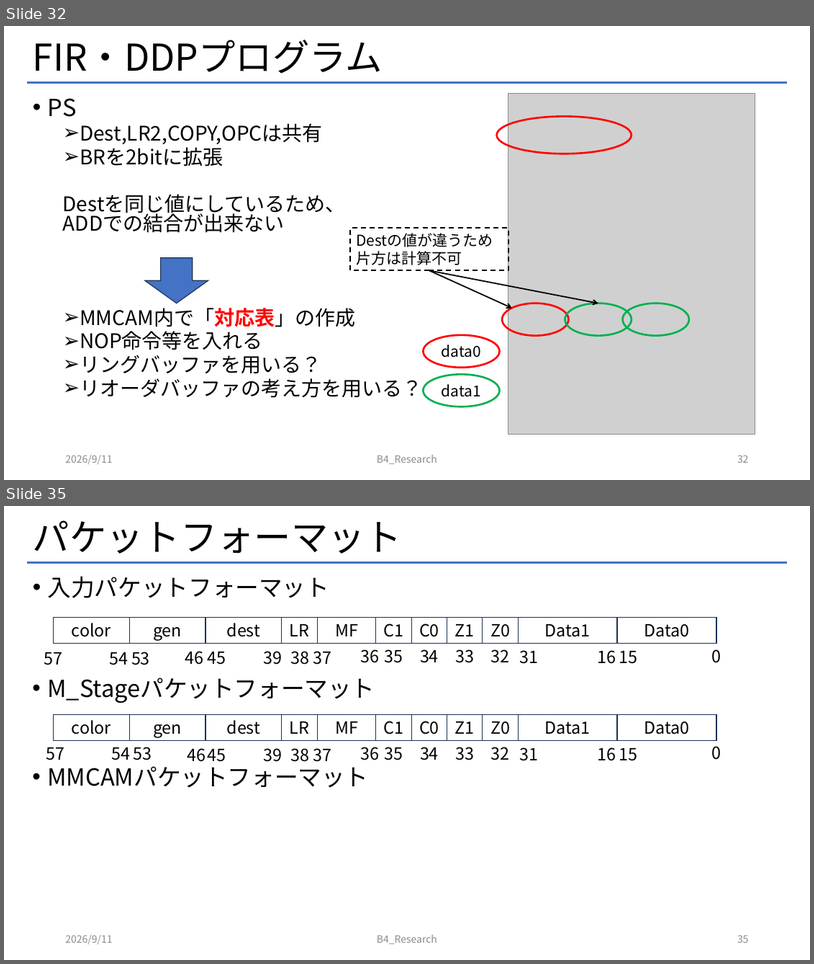
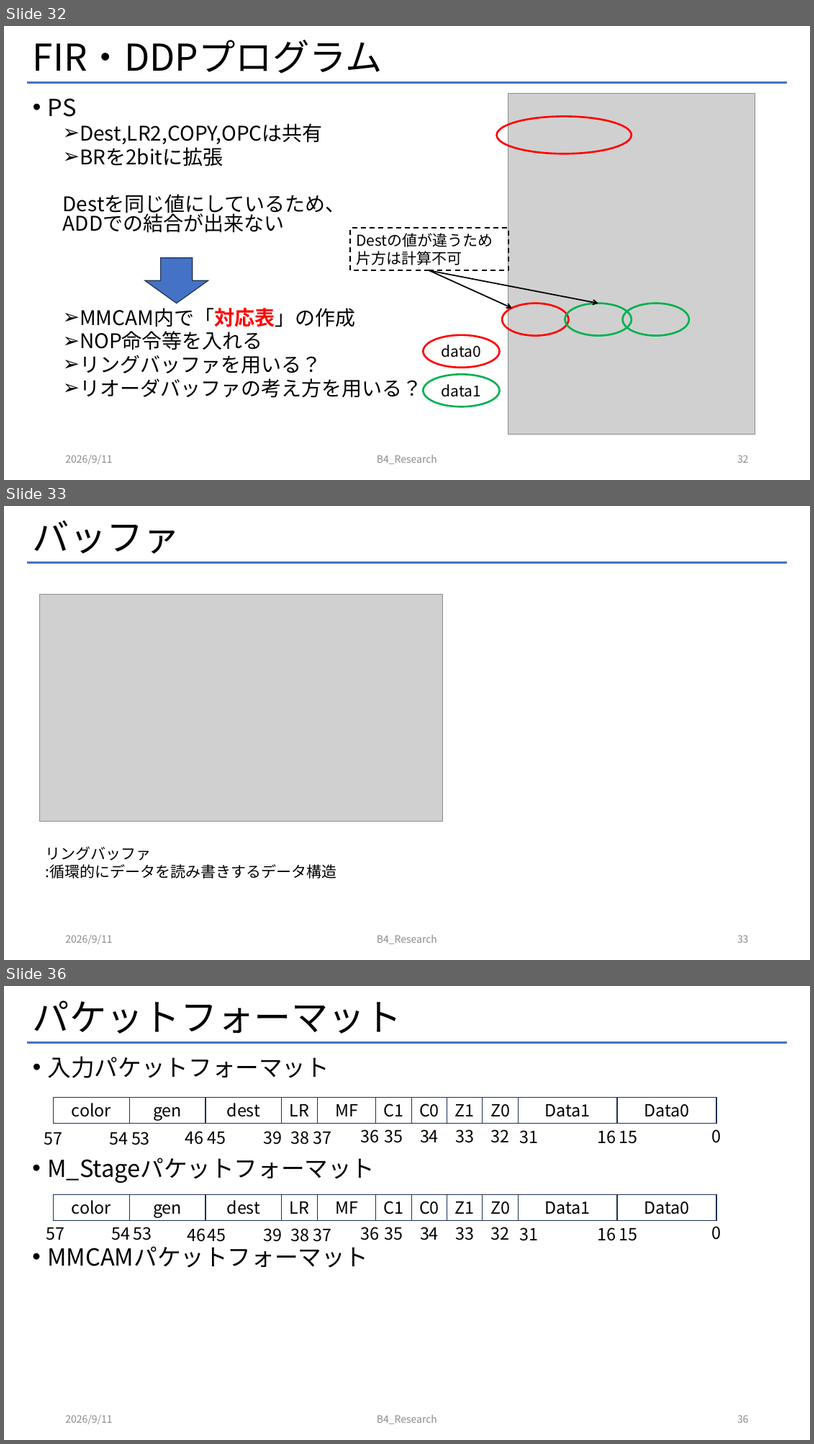
Before and after one commit to Mattya009/SuperScalar_DDP, a slide deck: DDP_SuperScalar.pptx. Shown one above the other, each under a label of ours: slides 32 and 35 before the commit, slides 32, 33 and 36 after it; the slides between them are not shown. The pictures are 814x964 and 814x1444 pixels, drawn with LibreOffice and Linux fonts; fonts in the diff are those of the drawing; grey boxes stand for pictures. Boxes give left, top, right and bottom in pixels: in the first picture for what was removed or moved away, otherwise in the second. Text is boxed around its words. In the diff, an @@ line names an element or a change of style, - is before the commit and + after.

```diff
--- a/DDP_SuperScalar.pptx
+++ b/DDP_SuperScalar.pptx
@@ slide 33 added at <box>4,506,810,960</box>, background #FFFFFF; not listed: 1 template element that a slide beside it also shows @@
@@ title added at <box>33,520,180,554</box>, 44 pt, text #000000 @@
+バッファ
@@ picture added at <box>39,595,442,821</box> @@
@@ text added at <box>45,846,337,878</box>, 18 pt, text #000000 @@
+リングバッファ
+:循環的にデータを読み書きするデータ構造
@@ text added at <box>65,934,112,944</box>, 12 pt, text #8C8C8C @@
+2026/9/11
@@ text added at <box>377,934,437,944</box>, 12 pt, text #8C8C8C @@
+B4_Research
@@ page number added at <box>738,934,749,942</box>, 12 pt, text #8C8C8C @@
+33
@@ what was slide 35 is now slide 36 @@
```
Also in this commit, not shown: 1 slide changed, 4 other files.
